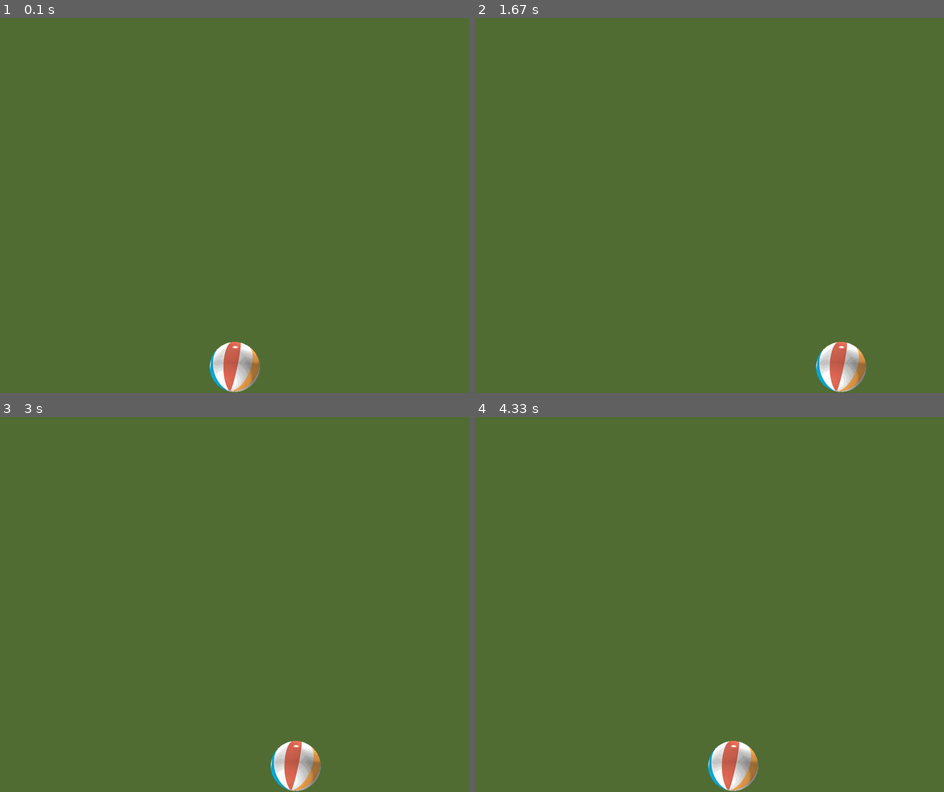
Above: before the commit, frames 1-4 (two rows, left to right).
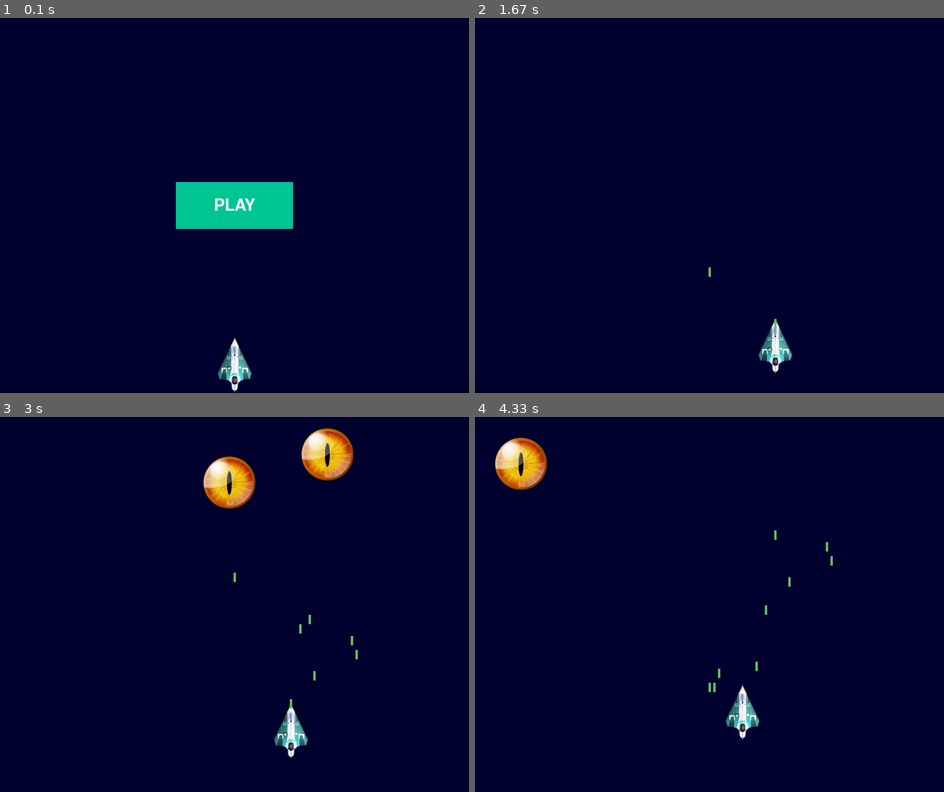
Above: after the commit, the same moments.

Repository: DIWithers/pygame_project
Game: pygame game, started from game.py
Two runs of this game, one before a commit and one after it. Both use one fixed random seed, a clock stepped at 60 frames per second and the inputs below. The source is Python 2; it was converted automatically to run under Python 3.
Inputs (mouse positions are in pixels of both pictures, inside the frame that each line leads up to):
- Up to frame 1 (0.1 s): no input
- Up to frame 2 (1.67 s): tap Space at 0.33, 1.57 s; click (709, 205) at 0.72 s, where only the run after the commit has a clickable "PLAY"; hold Right 1-1.47 s; hold Up from 1.5 s (still down)
- Up to frame 3 (3 s): release Up at 1.8 s; hold Right 1.83-2.3 s; tap Space at 1.9, 2.2, 2.4, 2.7, 2.97 s; hold Left 2.33-2.87 s; hold Down from 2.9 s (still down)
- Up to frame 4 (4.33 s): release Down at 3.2 s; hold Left 3.23-3.63 s; tap Space at 3.3, 3.6, 3.73, 4.13 s; hold Up 3.67-4.03 s; hold Right from 4.07 s (still down)

The runs differ from the first frame. In frame 1, 100% of the frame differs, in the area x 0-100%, y 0-100%; in frame 2, 100%; in frame 3, 100%; in frame 4, 100%.

Commit message:
Added gitingore and music files

Diff:
--- /dev/null
+++ b/aliens.py
@@ -0,0 +1,43 @@
+import pygame
+from pygame.sprite import Sprite
+from hero import Hero
+import random
+
+class Alien(Sprite):
+	def __init__(self, screen, game_settings):
+		super(Alien, self).__init__()
+		self.screen = screen
+
+		self.image = pygame.image.load("images/fire_eye_alien.png")
+		self.rect = self.image.get_rect()
+		self.speed = game_settings.alien_speed
+		self.y = float(self.rect.y)
+		print self.y
+		#make random x...to do
+		self.x = ((random.random() * 800))
+		self.rect.x = self.x
+		print self.x
+
+
+	def update(self):
+		self.y += self.speed
+		self.rect.y = self.y
+
+
+		#chase ...
+		# dx = self.rect.x - hero.rect.x
+		# dy = self.rect.y - hero.rect.y
+		# dist = math.hypot(dx, dy)
+		# dx = dx / dist
+		# dy = dy / dist
+		# self.rect.x -= dx * speed
+		# self.rect.y -= dy * speed
+
+
+
+	def draw_alien(self):
+		self.screen.blit(self.image, self.rect)
+
+	# def add_alien(screen, game_settings):
+	# 	new_alien = Alien(screen, game_settings)
+	# 	aliens.add(new_alien)
--- a/bullets.py
+++ b/bullets.py
@@ -1 +1,22 @@
 import pygame
+from pygame.sprite import Sprite #already available in pygame
+
+class Bullet(Sprite):
+	def __init__(self, screen, hero, game_settings):
+		#bullet settings defined in settings.py
+		super(Bullet, self).__init__()
+		self.screen = screen
+
+		self.rect = pygame.Rect(0, 0, game_settings.bullet_width, game_settings.bullet_height) #Make a bullet
+		self.rect.centerx = hero.rect.centerx #align with hero
+		self.rect.top = hero.rect.top #align with hero
+		self.color = game_settings.bullet_color
+		self.speed = game_settings.bullet_speed
+		self.y = float(self.rect.y)
+
+	def update(self):
+		self.y -= self.speed
+		self.rect.y = self.y #update rect position
+
+	def draw_bullet(self):
+		pygame.draw.rect(self.screen, self.color, self.rect)
--- a/game.py
+++ b/game.py
@@ -1,7 +1,11 @@
 import pygame #imports package with all available pygame modules
 from hero import Hero #bring in the hero class with all it's methods and glory
+from aliens import Alien
 from settings import Settings
 import game_functions as gf #aliased with 'gf'
+from pygame.sprite import Group, groupcollide
+from start_button import Play_button
+import threading
 
 #Set up the main core function
 def run_game():
@@ -9,15 +13,77 @@
 	game_settings = Settings()#create instance of settings class
 	# screen = pygame.display.set_mode((1000, 800)) #set screen size, need double parenthesis, or set width and height to variable
 	screen = pygame.display.set_mode(game_settings.screen_size)
-	pygame.display.set_caption("Monster Attack") #set msg on status bar
+	pygame.display.set_caption("Alien Attack") #set msg on status bar
 	hero = Hero(screen) #set variable equal to the class and pass it to the screen
 
-	while 1: #1 is true, run this loop forever...
-		gf.check_events(hero)
-		hero.update() #update the hero flags
-		#fill the background(bg) with our green
-		gf.update_screen(game_settings, screen, hero) #call method to update screen
+	pygame.mixer.music.load("sounds/music.wav")
+	pygame.mixer.music.play(-1)
+
+	play_button = Play_button(screen, "PLAY")
+	bullets = Group() #set the bullets to group
+	aliens = Group()
 
 
 
+	# def set_interval(func, sec):
+	# 	def func_wrapper():
+	# 		set_interval(func, sec)
+	# 		func()
+	# 	t = threading.Timer(sec, func_wrapper)
+	# 	t.start()
+	# 	return t
+	tick = 0
+	def setInterval(interval, time = -1):
+		def outer_wrap(function):
+			def wrap(*args, **kwargs):
+				stop = threading.Event()
+				def inner_wrap():
+					i = 0
+					while i != times and not stop.isSet():
+						stop.wait(interval)
+						function(*args, **kwargs)
+						i += 1
+				t = threading.Timer(0, inner_wrap)
+				t.daemon = True
+				t.start()
+				return stop
+			return wrap
+		return outer_wrap
+
+
+
+	@setInterval(5)
+	def add_alien(screen, game_settings, aliens):
+		print "SPAWNING!!!!!"
+		new_alien = Alien(screen, game_settings)
+		# aliens.add(Alien(screen, game_settings))
+		aliens.add(new_alien)
+
+
+
+	while 1: #1 is true, run this loop forever...
+		gf.check_events(hero, bullets, game_settings, screen, aliens, play_button)
+		gf.update_screen(game_settings, screen, hero, bullets, aliens, play_button) #call method to update screen
+
+		if game_settings.game_active:
+			hero.update() #update the hero flags
+			bullets.update()
+			aliens.update()
+			tick += 1
+			if tick % 30 == 0:
+				aliens.add(Alien(screen, game_settings))
+			theDict = groupcollide(aliens, bullets, True, True)
+			# print theDict
+			if (theDict): # if theDict not empty
+				print ("Hit")
+
+
+			#fill the background(bg) with our color
+			gf.update_screen(game_settings, screen, hero, bullets, aliens, play_button) #call method to update screen
+			#get rid of bullets that are off the screen
+			for bullet in bullets:
+				if bullet.rect.bottom <= 0: #bullet bottom is at the top of the screen
+					bullets.remove(bullet) #call remove against the group
+
+
 run_game() #start the game
--- a/game_functions.py
+++ b/game_functions.py
@@ -1,25 +1,62 @@
 # We will put all main game functions here
 import sys
 import pygame
+from bullets import Bullet
+from aliens import Alien
 
-def check_events(hero):
+
+
+def check_events(hero, bullets, game_settings, screen, aliens, play_button):
 	for event in pygame.event.get(): #run through all pygame events
 		if event.type == pygame.QUIT:
 			sys.exit() #quit
+
+		#button handler
+		elif event.type == pygame.MOUSEBUTTONDOWN:
+			mouse_x, mouse_y = pygame.mouse.get_pos()
+			# print mouse_x
+			# print mouse_y
+			if play_button.rect.collidepoint(mouse_x, mouse_y):
+				game_settings.game_active = True
 		elif event.type == pygame.KEYDOWN:
 			if event.key == pygame.K_RIGHT:
 				hero.moving_right = True
 			elif event.key == pygame.K_LEFT:
 				hero.moving_left = True
+			elif event.key == pygame.K_UP:
+				hero.moving_up = True
+			elif event.key == pygame.K_DOWN:
+				hero.moving_down = True
+			elif event.key == pygame.K_SPACE:
+				new_bullet = Bullet(screen, hero, game_settings)
+				bullets.add(new_bullet)
+
 		elif event.type == pygame.KEYUP:
 			if event.key == pygame.K_RIGHT: #right arrow
 				hero.moving_right = False
 			if event.key == pygame.K_LEFT: #left arrow
 				hero.moving_left = False
+			if event.key == pygame.K_UP:
+				hero.moving_up = False
+			if event.key == pygame.K_DOWN:
+				hero.moving_down = False
 			#note to self, add top and bottom
 
+
+
 #Handle all the screen updates and drawing
-def update_screen(settings, screen, hero):
+def update_screen(settings, screen, hero, bullets, aliens, play_button):
+
+
+
 	screen.fill(settings.bg_color) #fill screen with bg_color
 	hero.draw_me() #call the draw method and put the hero on the screen
+	for alien in aliens.sprites():
+		alien.draw_alien()
+	# if len(bullet) < 20: #bullet limit
+	for bullet in bullets.sprites():
+		bullet.draw_bullet()
+
+	if not settings.game_active: #game_settings
+		play_button.draw_button()
 	pygame.display.flip()
--- a/hero.py
+++ b/hero.py
@@ -4,7 +4,7 @@
 	def __init__(self, screen):
 		self.screen = screen #give the hero the ability to control the screen
 		#load the hero image, get it's rect
-		self.image = pygame.image.load("ball.gif")
+		self.image = pygame.image.load("images/alienblaster.png")
 		self.rect = self.image.get_rect() #pygame gives us get_rect on any object so we can get some dims
 		self.screen_rect = screen.get_rect()#assign a var so the hero class knows how big and where...
 		self.rect.centerx = self.screen_rect.centerx #this will put the middle of the hero at the middle of the screen #sety
@@ -21,7 +21,11 @@
 			self.rect.centerx += 10
 		elif self.moving_left and self.rect.left > self.screen_rect.left:
 			self.rect.centerx -= 10
-		#note to self, add top and bottom
+			#note to self, add top and bottom
+		elif self.moving_up and self.rect.top > self.screen_rect.top:
+			self.rect.y -= 10
+		elif self.moving_down and self.rect.bottom < self.screen_rect.bottom:
+			self.rect.y += 10
 
 	def draw_me(self):
 		self.screen.blit(self.image, self.rect) #draw the Surface: (the image/source, the where/dest)
--- /dev/null
+++ b/music.py
@@ -0,0 +1,10 @@
+import pygame
+
+pygame.mixer.init()
+win_sound = pygame.mixer.Sound('sounds/win3.wav')
+lose_sound = pygame.mixer.Sound('sounds/lose.wav')
+lose_sound.play()
+while True:
+    pass
+
+pygame.mixer.quit()
--- a/settings.py
+++ b/settings.py
@@ -2,4 +2,12 @@
 class Settings():
 	def __init__(self):
 		self.screen_size = (1000, 800)
-		self.bg_color = (82, 111, 53) #green grass color
+		self.bg_color = (0, 0 , 50)
+		# (82, 111, 53) #green grass color
+		self.bullet_speed = 5 #pixels
+		self.bullet_width = 5
+		self.bullet_height = 20
+		self.bullet_color = 100, 200 , 100
+		self.alien_speed = 2
+		self.mans_left = 3
+		self.game_active = False #init game as not active
--- /dev/null
+++ b/start_button.py
@@ -0,0 +1,30 @@
+import pygame.font
+
+class Play_button(object):
+	def __init__(self, screen, button_text):
+		self.screen = screen
+		self.screen_rect = screen.get_rect()
+
+		#Set the width, height, size and color of the buttom image
+		self.width = 250
+		self.height = 100
+		self.button_color = 0, 200, 150
+		self.text_color = 255, 255, 255
+
+		#set font
+		self.font = pygame.font.Font(None, 52 )#(style/None=default, size/pixels)
+		self.rect = pygame.Rect(0, 0, self.width, self.height)
+		self.rect.center = self.screen_rect.center  #button set at center
+		self.setup_message(button_text)
+
+	def setup_message(self, button_text):
+		#Render the image inside of image message
+		self.image_message = self.font.render(button_text, True, self.text_color)
+		self.image_message_rect = self.image_message.get_rect()
+		self.image_message_rect.center = self.rect.center
+
+	def draw_button(self):
+		#equiv to stroke.fill
+		self.screen.fill(self.button_color, self.rect)
+		#draw stroke
+		self.screen.blit(self.image_message, self.image_message_rect)
Binary file added: images/alienblaster.png
Binary file added: images/fire_eye_alien.png
Not shown, changed: .DS_Store
Not shown, added: .gitignore
Not shown, changed: game_functions.pyc
Not shown, changed: hero.pyc
Not shown, changed: settings.pyc
Not shown, added: sounds/.DS_Store
Not shown, added: sounds/lose.wav
Not shown, added: sounds/music.wav
Not shown, added: sounds/win.wav
